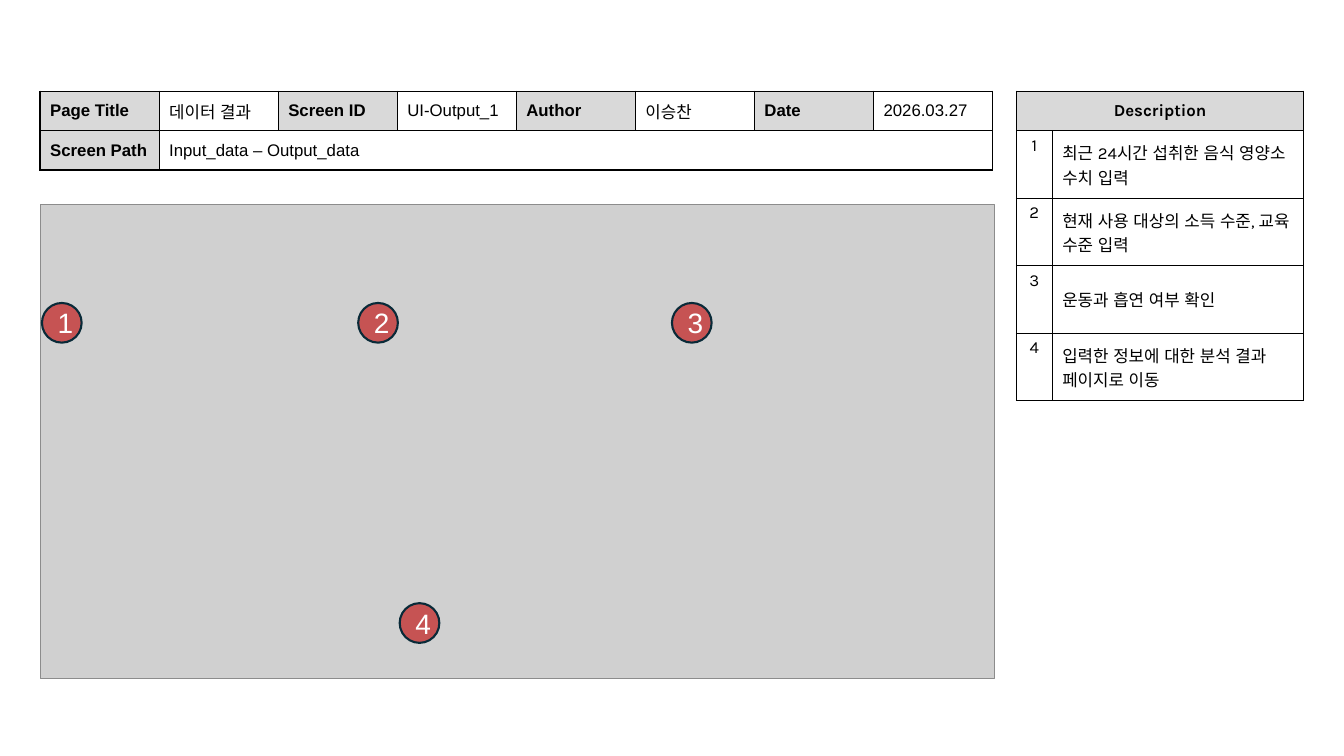
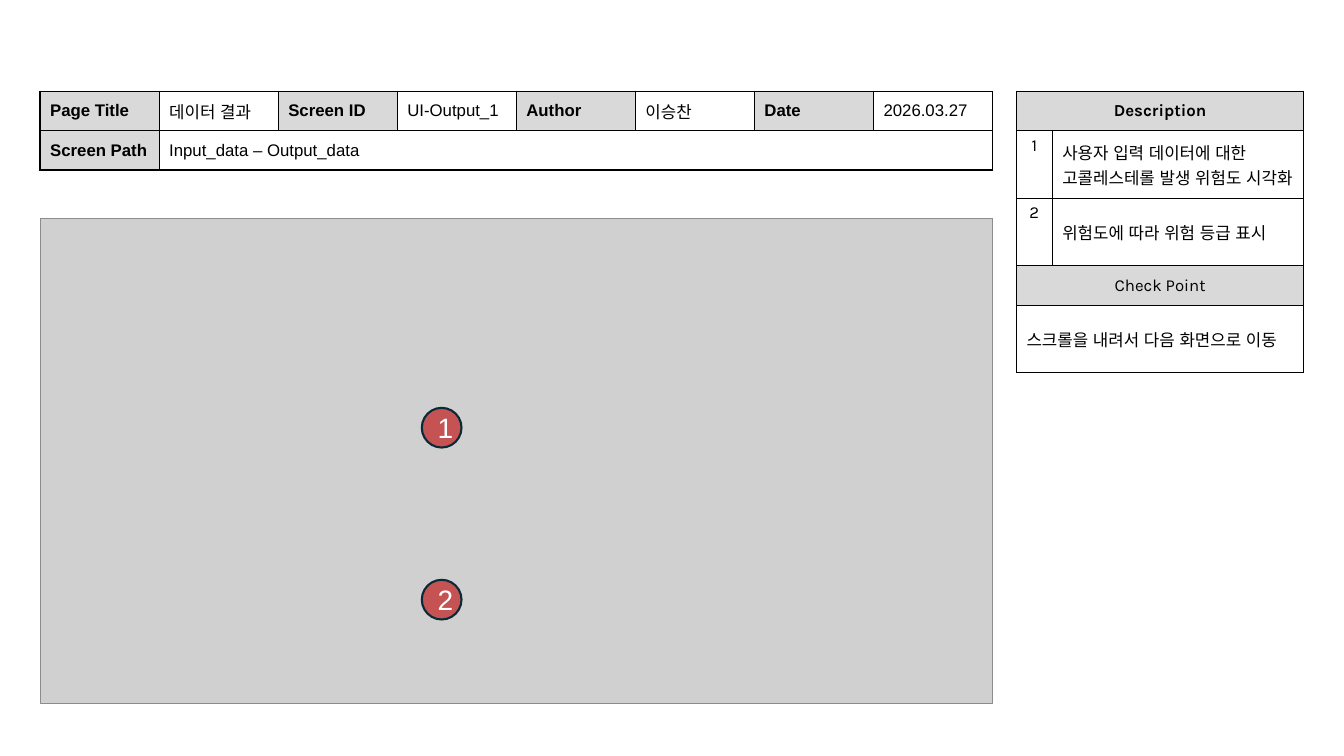
Before and after one commit to dc-inside/LeeSeungChan, a slide deck: slide 7 of 1차 프로젝트/기획/기획서.pptx. Drawn at 1344x756 pixels with LibreOffice and Linux fonts; fonts in the diff are those of the drawing; grey boxes stand for pictures. Boxes give left, top, right and bottom in pixels: in the first picture for what was removed or moved away, otherwise in the second. Text is boxed around its words. In the diff, an @@ line names an element or a change of style, - is before the commit and + after.

Commit message:
화면설계서 추가

```diff
--- a/1차 프로젝트/기획/기획서.pptx
+++ b/1차 프로젝트/기획/기획서.pptx
@@ table at (1016,91,1305,373) @@
-row 2, column 2: 최근 24시간 섭취한 음식 영양소 수치 입력
+row 2, column 2: 사용자 입력 데이터에 대한 고콜레스테롤 발생 위험도 시각화
-row 3, column 2: 현재 사용 대상의 소득 수준, 교육 수준 입력
+row 3, column 2: 위험도에 따라 위험 등급 표시
-row 4, column 1: 3
+row 4, column 1: Check Point
-row 4, column 2: 운동과 흡연 여부 확인
+row 4, column 2: 
-row 5, column 1: 4
+row 5, column 1: 스크롤을 내려서 다음 화면으로 이동
-row 5, column 2: 입력한 정보에 대한 분석 결과 페이지로 이동
+row 5, column 2: 
@@ fill #FFFFFF to #D9D9D9 in row 4, column 1 @@
@@ picture: place and size @@
-picture at (40,205,995,680)
+picture at (40,219,993,704)
@@ ellipse removed at (673,303,712,343) @@
-3
@@ ellipse "1": place and size @@
-ellipse "1" at (42,303,82,343)
+ellipse "1" at (422,408,462,448)
@@ ellipse "2": place and size @@
-ellipse "2" at (358,303,397,343)
+ellipse "2" at (422,580,462,619)
@@ ellipse removed at (400,603,440,642) @@
-4
```
Also in this commit, not shown: 3 other slides changed.
